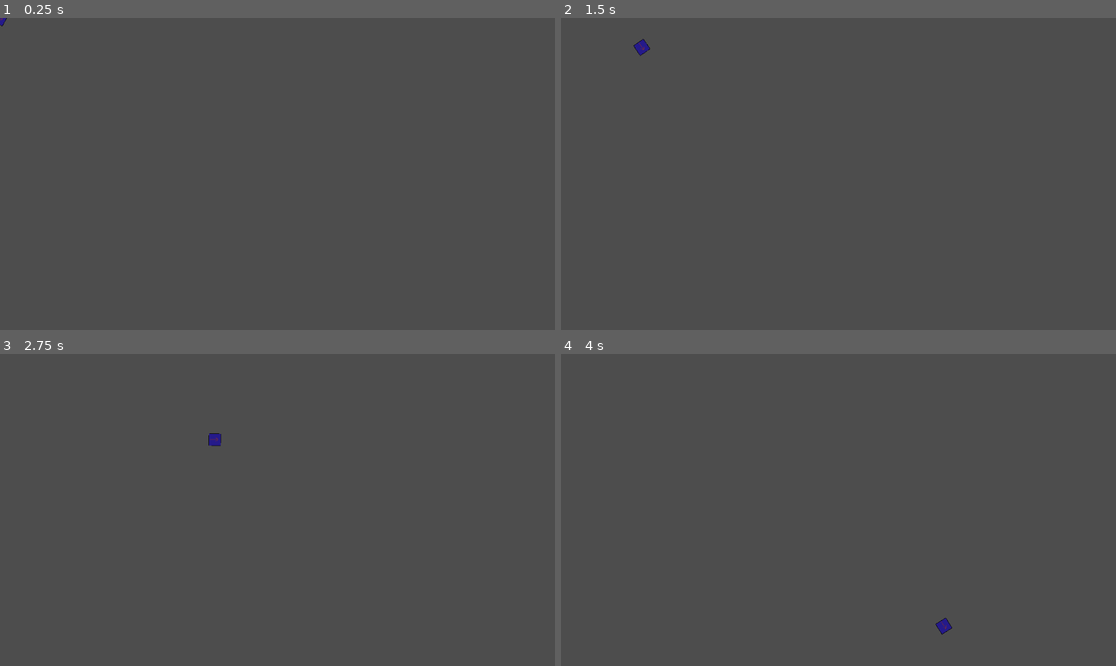
Above: before the commit, frames 1-4 (two rows, left to right).
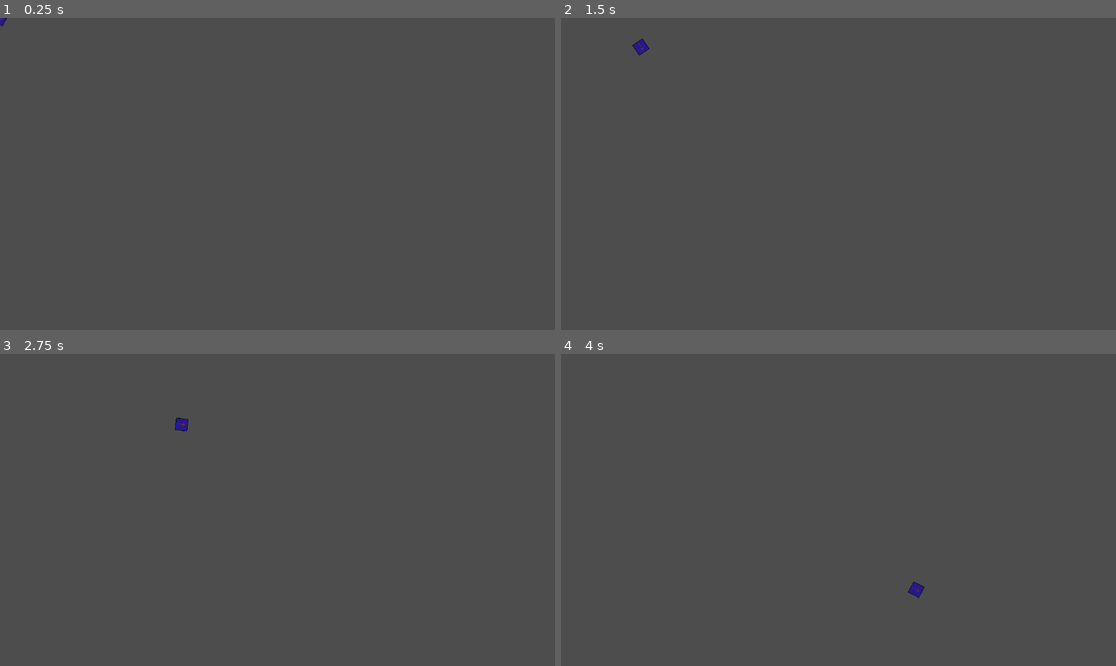
Above: after the commit, the same moments.

Repository: IanuReeves/Dirt-Defenders
Game: Godot game, scene res://scenes/world.tscn
The game is run twice, just before and just after one commit, with the same random seed, the same clock (stepped at 60 frames per second) and the same inputs.
Inputs (mouse positions are in pixels of both pictures, inside the frame that each line leads up to):
- Up to frame 1 (0.25 s): no input
- Up to frame 2 (1.5 s): tap Enter at 0.5 s; move the mouse to (960, 158) at 0.52 s; press the mouse at (960, 158) at 0.53 s; hold W (forward) 0.53-1.28 s; move the mouse to (727, 189) at 1.27 s; release the mouse at (727, 189) at 1.28 s; hold S (brake) from 1.28 s (still down); click (727, 189) at 1.35 s
- Up to frame 3 (2.75 s): move the mouse to (333, 441) at 2.02 s; release S (brake) at 2.03 s; press the mouse at (333, 441) at 2.03 s; hold W (forward) from 2.03 s (still down)
- Up to frame 4 (4 s): move the mouse to (810, 572) at 2.77 s; release the mouse at (810, 572) at 2.78 s; click (810, 572) at 2.85 s; move the mouse to (1005, 556) at 3.52 s; release W (forward) at 3.53 s; press the mouse at (1005, 556) at 3.53 s; hold S (brake) from 3.53 s (still down)

The runs differ from the first frame. In frame 2, less than 0.1% of the frame differs, in the area x 12-17%, y 6-13%; in frame 3, 0.2%; in frame 4, 0.2%, in the area x 62-71%, y 73-90%.

Commit message:
tweaked player for brake strength var (keep between 0 and 1)

Diff:
--- a/scenes/world.tscn
+++ b/scenes/world.tscn
@@ -9,6 +9,8 @@
 
 [node name="Player" parent="." node_paths=PackedStringArray("weapon") instance=ExtResource("1_3wq0y")]
 weapon = NodePath("Weapon")
+rotation_speed = 230.0
+brake_strength = 0.8
 
 [node name="Weapon" type="Node2D" parent="Player"]
 script = ExtResource("2_4g78g")
--- a/scripts/player.gd
+++ b/scripts/player.gd
@@ -5,6 +5,7 @@
 @export var weapon: Weapon
 @export var top_speed:float = 400
 @export var rotation_speed:float = 180
+@export var brake_strength:float = .25
 
 
 # Called when the node enters the scene tree for the first time.
@@ -29,9 +30,11 @@
 
 func movement_input() -> void:
 	if Input.is_action_pressed("forward"):
+		# accelerate
 		velocity += transform.x * acceleration
 	if Input.is_action_pressed("brake"):
-		velocity -= velocity.normalized()*Vector2(acceleration/1.75,acceleration/1.75)
+		# subtract a fraction of base acceleration from current velocity
+		velocity -= velocity.normalized()*Vector2(acceleration*brake_strength,acceleration*brake_strength)
 	velocity = velocity.clampf(-top_speed,top_speed)
 
 func _physics_process(delta: float) -> void:
